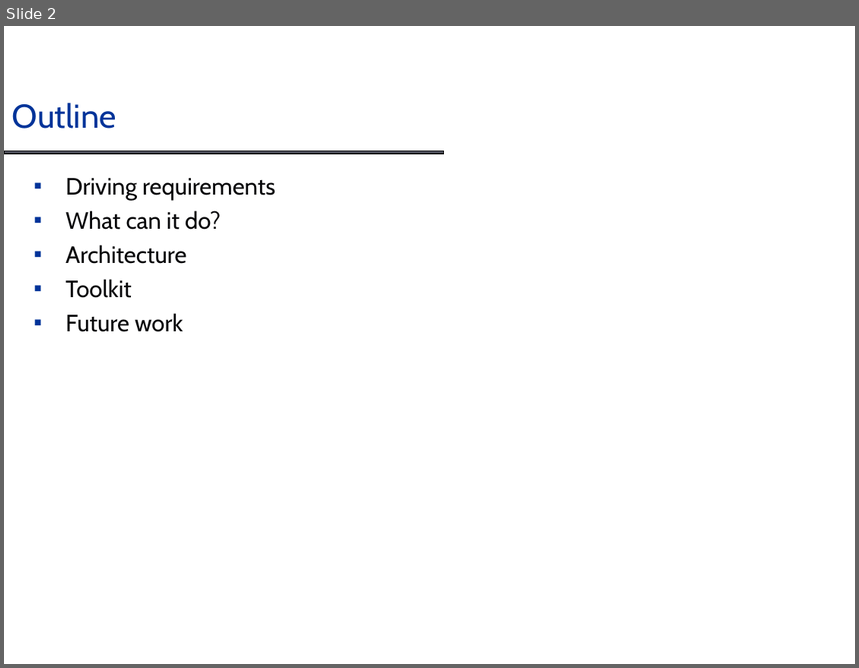
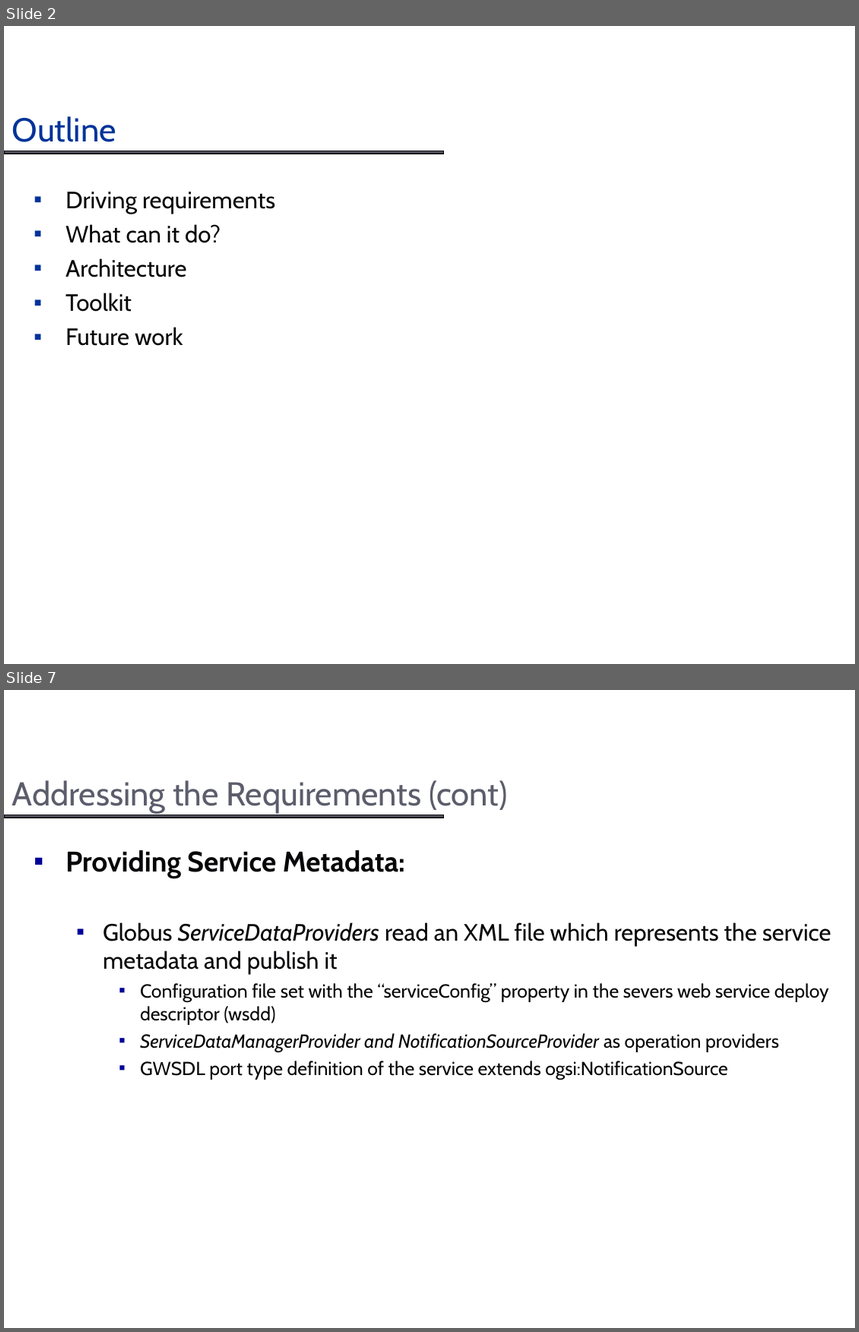
Before and after one commit to NCIP/cagrid-docs, a slide deck: presentations/introduce/Introduce_DIALOGUE2.ppt. Shown one above the other, each under a label of ours: slide 2 before the commit, slides 2 and 7 after it; the slides between them are not shown. The pictures are 859x668 and 859x1332 pixels, drawn with LibreOffice and Linux fonts; fonts in the diff are those of the drawing; background and template pictures are left out. Boxes give left, top, right and bottom in pixels: in the first picture for what was removed or moved away, otherwise in the second. Text is boxed around its words. In the diff, an @@ line names an element or a change of style, - is before the commit and + after.

```diff
--- a/presentations/introduce/Introduce_DIALOGUE2.ppt
+++ b/presentations/introduce/Introduce_DIALOGUE2.ppt
@@ slide 7 added at bbox=[4, 690, 855, 1328], background #FFFFFF; not listed: 1 template element that a slide beside it also shows @@
@@ title added at bbox=[12, 780, 507, 814], 28 pt, text #5B5D6B @@
+Addressing the Requirements (cont)
@@ text added at bbox=[66, 850, 832, 1079], 16 pt, text #070709 @@
+▪ Providing Service Metadata:
+  ▪ Globus ServiceDataProviders read an XML file which represents the service metadata and publish it
+    ▪ Configuration file set with the “serviceConfig” property in the severs web service deploy descriptor (wsdd)
+    ▪ ServiceDataManagerProvider and NotificationSourceProvider as operation providers
+    ▪ GWSDL port type definition of the service extends ogsi:NotificationSource
@@ slide 2 changed as well @@
@@ title "Outline": place and size @@
-title "Outline" at bbox=[12, 103, 116, 129]
+title "Outline" at bbox=[12, 116, 116, 142]
@@ text "Driving requirements": place and size @@
-text "Driving requirements" at bbox=[66, 178, 275, 332]
+text "Driving requirements" at bbox=[66, 192, 275, 346]
```
Also in this commit, not shown: 1 other slide changed, 34 other slides added.
